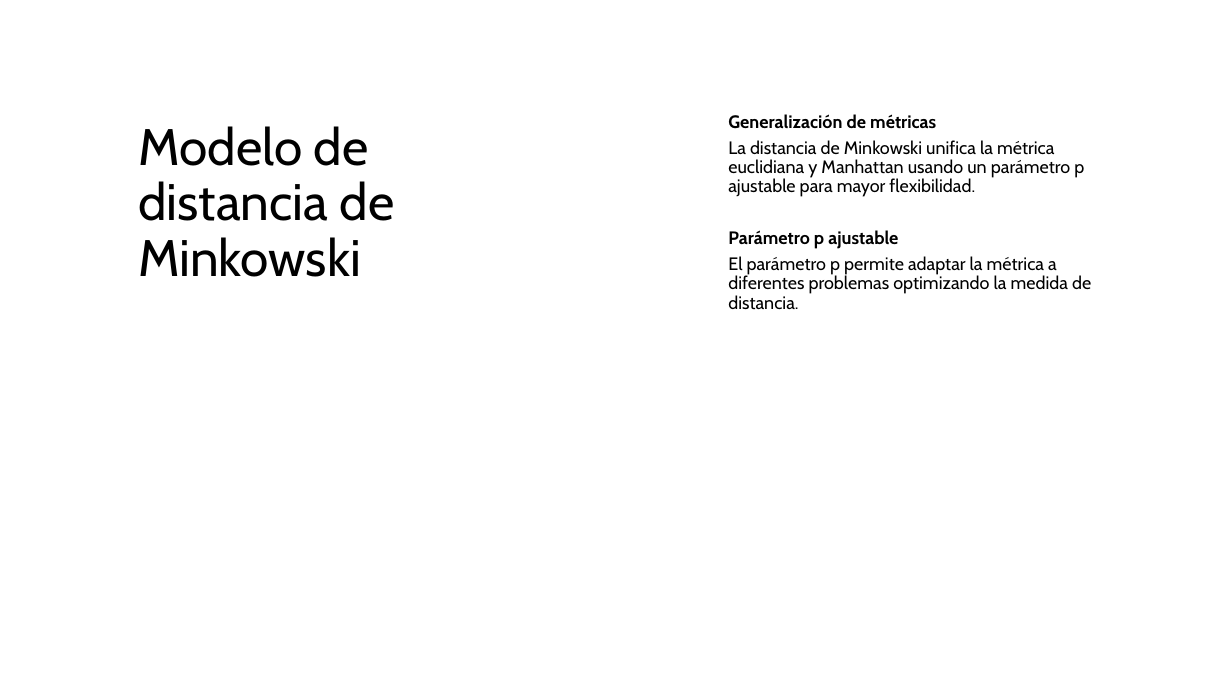
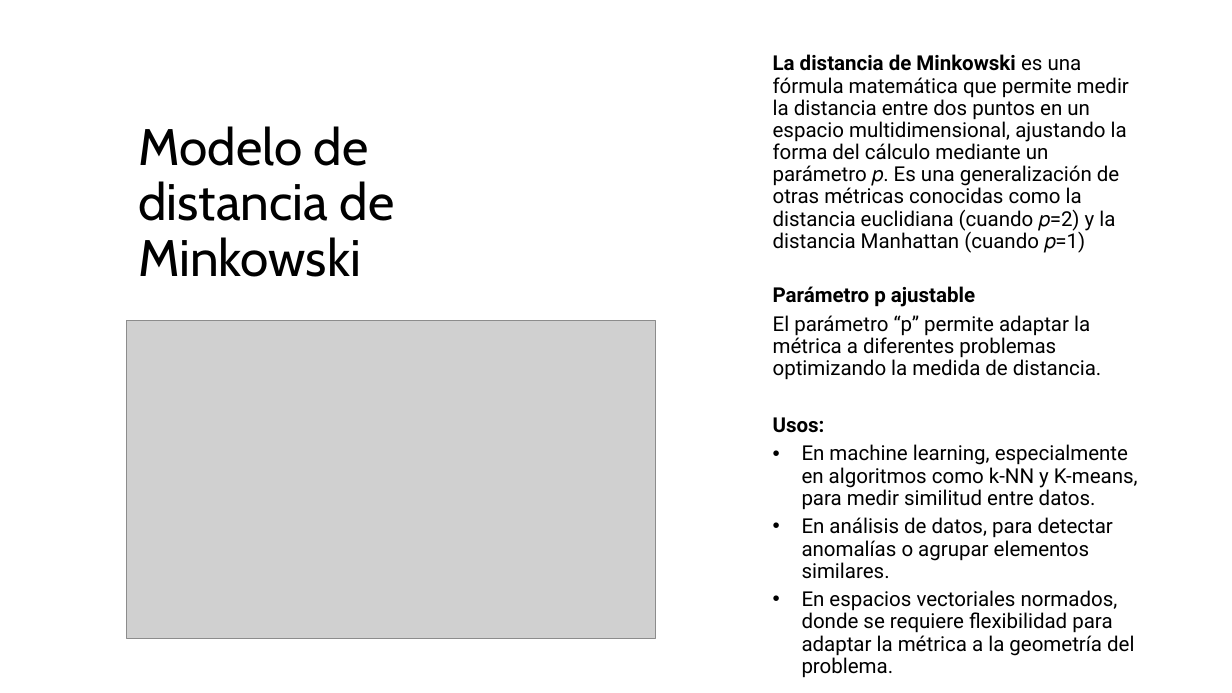
Before and after one commit to luisgg121/ML-Actividad-02, a slide deck: slide 12 of Infografía sobre Tipos de Modelos Vectoriales y sus aplicaciones.pptx. Drawn at 1232x693 pixels with LibreOffice and Linux fonts; fonts in the diff are those of the drawing; grey boxes stand for pictures. Boxes give left, top, right and bottom in pixels: in the first picture for what was removed or moved away, otherwise in the second. Text is boxed around its words. In the diff, an @@ line names an element or a change of style, - is before the commit and + after.

```diff
--- a/Infografía sobre Tipos de Modelos Vectoriales y sus aplicaciones.pptx
+++ b/Infografía sobre Tipos de Modelos Vectoriales y sus aplicaciones.pptx
@@ text "La distancia de Minkowski es ...": place and size @@
-text "La distancia de Minkowski es ..." at [728, 114, 1091, 310]
+text "La distancia de Minkowski es ..." at [773, 54, 1138, 678]
@@ text at [773, 54, 1129, 253]: text changed; size 14 to 16 pt; font Cabin to Roboto @@
-Generalización de métricas
-  La distancia de Minkowski unifica la métrica euclidiana y Manhattan usando un parámetro p ajustable para mayor flexibilidad.
+La distancia de Minkowski es una fórmula matemática que permite medir la distancia entre dos puntos en un espacio multidimensional, ajustando la forma del cálculo mediante un parámetro 𝑝. Es una generalización de otras métricas conocidas como la distancia euclidiana (cuando 𝑝=2) y la distancia Manhattan (cuando 𝑝=1)
@@ text at [773, 286, 975, 307]: size 14 to 16 pt, font Cabin to Roboto in "Parámetro p ajustable" @@
@@ picture added at [127, 321, 656, 639] @@
@@ text at [773, 315, 1138, 678]: text changed; size 14 to 16 pt; font Cabin to Roboto @@
-  El parámetro p permite adaptar la métrica a diferentes problemas optimizando la medida de distancia.
+  El parámetro “p” permite adaptar la métrica a diferentes problemas optimizando la medida de distancia.
+  Usos:
+  • En machine learning, especialmente en algoritmos como k-NN y K-means, para medir similitud entre datos.
+  • En análisis de datos, para detectar anomalías o agrupar elementos similares.
+  • En espacios vectoriales normados, donde se requiere flexibilidad para adaptar la métrica a la geometría del problema.
```
Also in this commit, not shown: 8 other slides changed.
